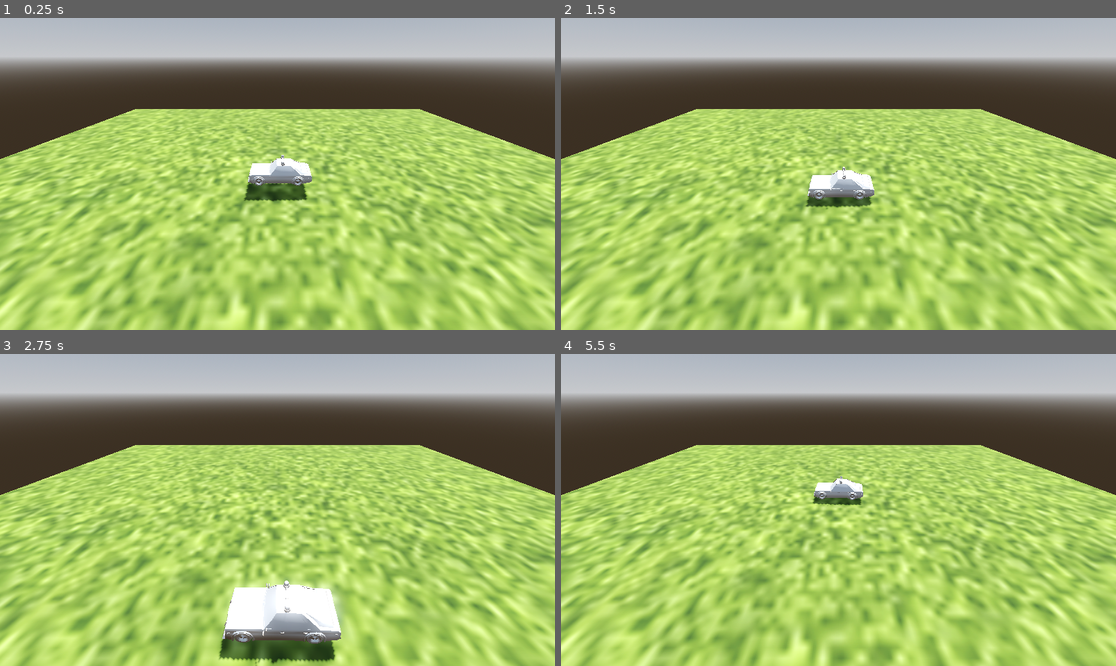
Above: before the commit, frames 1-4 (two rows, left to right).
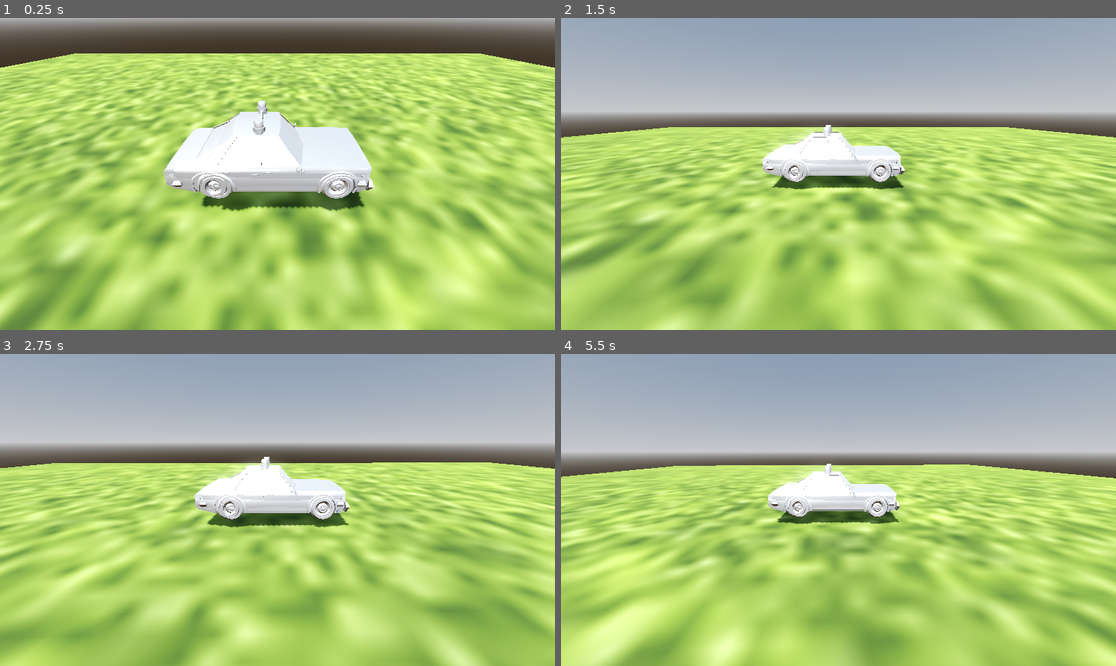
Above: after the commit, the same moments.

Repository: micaelsbno/quadrrr
Game: Godot game, scene res://scenes/main.tscn
The game is run twice, just before and just after one commit, with the same random seed, the same clock (stepped at 60 frames per second) and the same inputs.
Inputs:
- Up to frame 1 (0.25 s): no input
- Up to frame 2 (1.5 s): hold Right (car_right) 0.53-1.28 s; hold Down (car_backward) from 1.28 s (still down)
- Up to frame 3 (2.75 s): release Down (car_backward) at 2.03 s; hold Right (car_right) from 2.03 s (still down)
- Up to frame 4 (5.5 s): release Right (car_right) at 2.78 s; hold Up (car_forward) 2.78-3.53 s; hold Left (car_left) 3.53-5.03 s; tap Enter at 5 s; hold Down (car_backward) from 5.03 s (still down)

The runs differ from the first frame. In frame 1, 71% of the frame differs, in the area x 0-100%, y 0-100%; in frame 2, 69%; in frame 3, 71%; in frame 4, 69%.

Commit message:
add camera follow car

Diff:
--- /dev/null
+++ b/scenes/car.gd
@@ -0,0 +1,14 @@
+extends Node3D
+
+@onready var camera: Camera3D = $Camera3D
+@onready var target: Node3D = $RigidBody3D
+
+var follow_offset := Vector3(0, 2, -6)
+var follow_speed := 8.0
+
+func _process(delta):
+	camera.make_current()
+	if camera and target:
+		var desired_pos = target.global_transform.origin + target.global_transform.basis * follow_offset
+		camera.global_transform.origin = camera.global_transform.origin.lerp(desired_pos, delta * follow_speed)
+		camera.look_at(target.global_transform.origin, Vector3.UP)
--- a/scenes/car.tscn
+++ b/scenes/car.tscn
@@ -1,31 +1,34 @@
-[gd_scene load_steps=5 format=3 uid="uid://buqwqptkifgju"]
+[gd_scene load_steps=6 format=3 uid="uid://buqwqptkifgju"]
 
 [ext_resource type="PackedScene" uid="uid://dyrif4nv6eesd" path="res://imports/blender/LowPolyCars.glb" id="1_at8mn"]
-[ext_resource type="Script" uid="uid://by58y6flebj5u" path="res://scripts/car_controller.gd" id="2_xk4r2"]
+[ext_resource type="Script" path="res://scenes/car.gd" id="1_v1ioc"]
+[ext_resource type="Script" path="res://scripts/car_controller.gd" id="2_xk4r2"]
+
+[sub_resource type="PhysicsMaterial" id="PhysicsMaterial_8yjxv"]
 
 [sub_resource type="BoxShape3D" id="BoxShape3D_u8v3d"]
 size = Vector3(2, 0.5, 4)
 
-[sub_resource type="PhysicsMaterial" id="PhysicsMaterial_8yjxv"]
-friction = 1.0
-bounce = 0.0
-
 [node name="Car" type="Node3D"]
+script = ExtResource("1_v1ioc")
 
 [node name="RigidBody3D" type="RigidBody3D" parent="."]
 transform = Transform3D(1, 0, 0, 0, 1, 0, 0, 0, 1, 0, 0.5, 0)
 mass = 1000.0
 physics_material_override = SubResource("PhysicsMaterial_8yjxv")
 gravity_scale = 3.0
+can_sleep = false
+contact_monitor = true
 max_contacts_reported = 4
-contact_monitor = true
-can_sleep = false
 linear_damp = 1.0
 angular_damp = 3.0
 script = ExtResource("2_xk4r2")
 
 [node name="CollisionShape3D" type="CollisionShape3D" parent="RigidBody3D"]
-transform = Transform3D(1, 0, 0, 0, 1, 0, 0, 0, 1, 0, 0, 0)
 shape = SubResource("BoxShape3D_u8v3d")
 
 [node name="LowPolyCars" parent="RigidBody3D" instance=ExtResource("1_at8mn")]
+
+[node name="Camera3D" type="Camera3D" parent="."]
+transform = Transform3D(1, 0, 0, 0, 0.866025, 0.5, 0, -0.5, 0.866025, 0, 8, 12)
+current = true
--- a/scenes/main.tscn
+++ b/scenes/main.tscn
@@ -56,7 +56,3 @@
 
 [node name="Car" parent="." instance=ExtResource("1_2e4v3")]
 transform = Transform3D(1, 0, 0, 0, 1, 0, 0, 0, 1, 0, 1, 0)
-
-[node name="Camera3D" type="Camera3D" parent="."]
-transform = Transform3D(1, 0, 0, 0, 0.866025, 0.5, 0, -0.5, 0.866025, 0, 8, 12)
-current = true
Not shown: 1 places in scenes/main.tscn that only renumber resources
